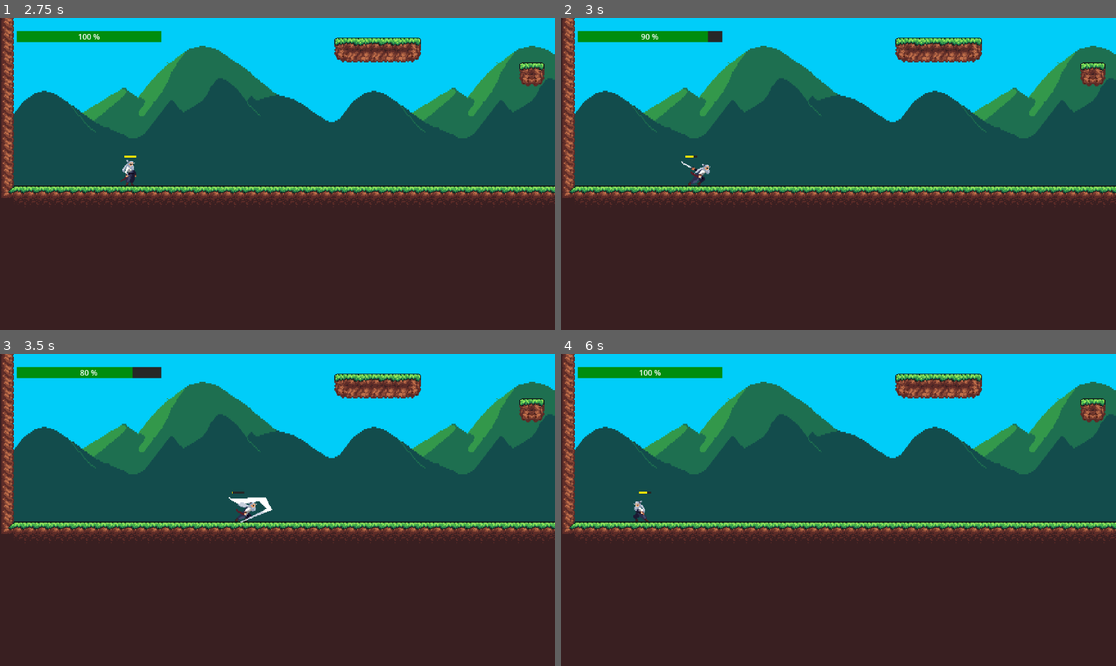
Above: before the commit, frames 1-4 (two rows, left to right).
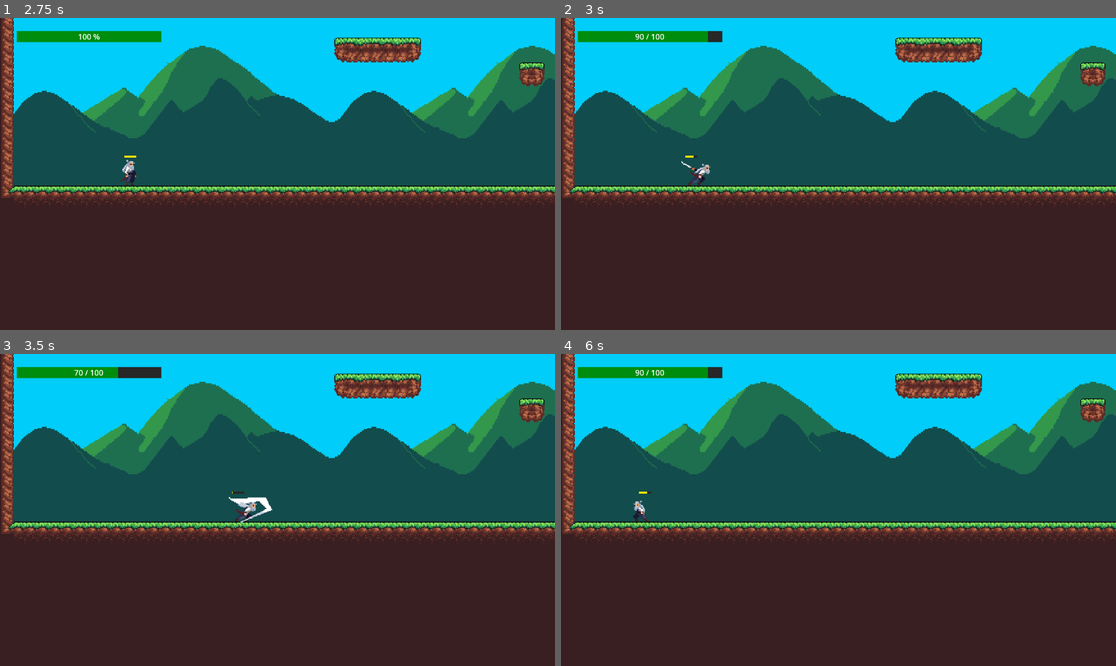
Above: after the commit, the same moments.

Repository: lukaszavadil1/AK8POGame
Game: Godot game, scene res://Scenes/Main.tscn
The game is run twice, just before and just after one commit, with the same random seed, the same clock (stepped at 60 frames per second) and the same inputs. Before the commit the project starts from res://Menu/Main.tscn.
Inputs:
- Up to frame 1 (2.75 s): click "Controls" at 0.5 s; click "Back to menu" at 1.25 s; click "Play" at 2 s
- Up to frame 2 (3 s): tap Enter at 2.75 s; hold Right (ui_right) from 2.78 s (still down); tap Space (ui_accept) at 2.85 s
- Up to frame 3 (3.5 s): keep holding Right (ui_right); tap Space (ui_accept) at 3.02, 3.32 s
- Up to frame 4 (6 s): tap P at 3.6 s; tap Space (ui_accept) at 3.77, 3.8, 4.07, 5.85 s; release Right (ui_right) at 4.25 s; click "Back to menu" at 4.25 s; click "Play" at 5 s; hold Left (ui_left) from 5.78 s (still down)

Frame 1 is identical in both runs. In frame 2, less than 0.1% of the frame differs, in the area x 13-19%, y 5-7%; in frame 3, 0.2%; in frame 4, 0.2%, in the area x 13-30%, y 4-8%.

Commit message:
Updated health and stamina bar, added autoloader to make player stats persistent

Diff:
--- /dev/null
+++ b/src/Player/PlayerStats.gd
@@ -0,0 +1,16 @@
+extends Node
+
+var health := 100.0
+var base_health := 100.0
+var stamina := 16.0
+var base_stamina := 16.0
+var attack := 10.0
+var upgrade_points := 0
+
+func reset():
+	base_health = 100.0
+	health = base_health
+	base_stamina = 16.0
+	stamina = base_stamina
+	attack = 10.0
+	upgrade_points = 0
--- a/src/Player/player.gd
+++ b/src/Player/player.gd
@@ -4,12 +4,10 @@
 const SPEED = 300.0
 const JUMP_VELOCITY = -400.0
 
-# User stats settings
-const MAX_STAMINA = 16.0
+# Combat settings
 const STAMINA_REGEN_RATE = 1.0
 const ATTACK_COST = 5.0
-const MAX_HEALTH = 100.0
-const ATTACK_POWER = 10.0
+const ATTACK_AREA_OFFSET_X = 32
 
 # Nodes
 @onready var player_animation = $PlayerAnimation
@@ -19,16 +17,14 @@
 @onready var health_bar = $"../HealthBarUI"
 
 # States
-var current_stamina = MAX_STAMINA
-var current_health = MAX_HEALTH
 var is_attacking = false
 var is_jumping = false
-const ATTACK_AREA_OFFSET_X = 32
 
 
 func _ready() -> void:
+	PlayerStats.health = PlayerStats.base_health
+	PlayerStats.stamina = PlayerStats.base_stamina
 	player_animation.animation_finished.connect(_on_animation_finished)
-	stamina_bar.update_stamina(current_stamina, MAX_STAMINA)
 
 func _process(delta: float) -> void:
 	regenerate_stamina(delta)
@@ -87,27 +83,33 @@
 func perform_attack() -> void:
 	for body in attack_area.get_overlapping_bodies():
 		if body.has_method("take_damage"):
-			body.take_damage(10)
+			body.take_damage(PlayerStats.attack)
+			return
+	lose_health(PlayerStats.attack)
 
 func can_attack() -> bool:
-	return current_stamina >= ATTACK_COST
+	return PlayerStats.stamina >= ATTACK_COST
 
 func consume_stamina(amount: float) -> void:
-	current_stamina = max(current_stamina - amount, 0)
-	stamina_bar.update_stamina(current_stamina, MAX_STAMINA)
+	PlayerStats.stamina = max(PlayerStats.stamina - amount, 0)
+	stamina_bar.update_stamina(PlayerStats.stamina, PlayerStats.base_stamina)
 
 func regenerate_stamina(delta: float) -> void:
-	if not is_attacking and current_stamina < MAX_STAMINA:
-		current_stamina = min(current_stamina + STAMINA_REGEN_RATE * delta, MAX_STAMINA)
-		stamina_bar.update_stamina(current_stamina, MAX_STAMINA)
+	if not is_attacking and PlayerStats.stamina < PlayerStats.base_stamina:
+		PlayerStats.stamina = min(PlayerStats.stamina + STAMINA_REGEN_RATE * delta, PlayerStats.base_stamina)
+		stamina_bar.update_stamina(PlayerStats.stamina, PlayerStats.base_stamina)
 
 func _on_animation_finished(anim_name) -> void:
 	match anim_name:
 		"Attack":
 			is_attacking = false
 
-func take_damage(amount: float) -> void:
-	current_health = max(current_health - amount, 0)
-	if health_bar:
-		health_bar.update_health(current_health, MAX_HEALTH)
-	# TODO Add death logic here
+func lose_health(amount: float) -> void:
+	PlayerStats.health = max(PlayerStats.health - amount, 0)
+	health_bar.update_health(PlayerStats.health, PlayerStats.base_health)
+	if PlayerStats.health <= 0:
+		die()
+
+func die() -> void:
+	PlayerStats.reset()
+	get_tree().reload_current_scene()
--- a/src/Menu/ControlsScreen.tscn
+++ b/src/Scenes/ControlsScreen.tscn
@@ -1,6 +1,6 @@
 [gd_scene load_steps=3 format=3 uid="uid://dine7iwfupm88"]
 
-[ext_resource type="Script" uid="uid://d0ktkbleai2lx" path="res://Menu/controls_screen.gd" id="1_ih8mc"]
+[ext_resource type="Script" uid="uid://d0ktkbleai2lx" path="res://Scenes/controls_screen.gd" id="1_ih8mc"]
 [ext_resource type="PackedScene" uid="uid://ctddc52hguael" path="res://Background/Background.tscn" id="1_tdcuh"]
 
 [node name="ControlsUI" type="Node2D"]
--- a/src/Levels/level_1.tscn
+++ b/src/Scenes/Levels/level_1.tscn
@@ -1,20 +1,20 @@
 [gd_scene load_steps=15 format=4 uid="uid://bde7wamg83agw"]
 
-[ext_resource type="PackedScene" uid="uid://cgvx2krfwaorl" path="res://Player/Player.tscn" id="1_n0qsc"]
-[ext_resource type="Texture2D" uid="uid://c843f4bcfeco6" path="res://Assets/Graphics/Tile-assets/Tileset Outside.png" id="1_syshm"]
-[ext_resource type="Script" uid="uid://cvl2kjgd6ee40" path="res://Background/background.gd" id="2_rfktq"]
-[ext_resource type="Texture2D" uid="uid://4jky60yh7nxj" path="res://Assets/Graphics/Background-assets/Sky.png" id="3_0urlm"]
-[ext_resource type="Texture2D" uid="uid://cy3c16rfngcsa" path="res://Assets/Graphics/Background-assets/Grass Mountains.png" id="4_77x7w"]
-[ext_resource type="Texture2D" uid="uid://bgbesxvo2nj5l" path="res://Assets/Graphics/Background-assets/DarkGreen.png" id="5_rfktq"]
-[ext_resource type="PackedScene" uid="uid://bq36n3y4875t1" path="res://Menu/PauseScreen.tscn" id="6_77x7w"]
-[ext_resource type="PackedScene" uid="uid://b0vyw0u2jp2wd" path="res://Utils/HealthBar.tscn" id="7_0urlm"]
-[ext_resource type="PackedScene" uid="uid://chbaa0beslqiv" path="res://Enemies/Enemy1.tscn" id="8_77x7w"]
-[ext_resource type="Script" uid="uid://dm7xswq0ddam" path="res://Enemies/enemy_1.gd" id="9_xoyoh"]
-[ext_resource type="PackedScene" uid="uid://cwv6rv1rxxbe6" path="res://Assets/EndTree/EndTree.tscn" id="10_62b6n"]
-[ext_resource type="Script" uid="uid://2kfh32vdh4hm" path="res://Assets/EndTree/EbdTree.gd" id="11_rs4xw"]
+[ext_resource type="Texture2D" uid="uid://c843f4bcfeco6" path="res://Assets/Graphics/Tile-assets/Tileset Outside.png" id="1_hvtee"]
+[ext_resource type="Script" uid="uid://cvl2kjgd6ee40" path="res://Background/background.gd" id="2_323c3"]
+[ext_resource type="Texture2D" uid="uid://4jky60yh7nxj" path="res://Assets/Graphics/Background-assets/Sky.png" id="3_i0khc"]
+[ext_resource type="Texture2D" uid="uid://cy3c16rfngcsa" path="res://Assets/Graphics/Background-assets/Grass Mountains.png" id="4_amnh0"]
+[ext_resource type="Texture2D" uid="uid://bgbesxvo2nj5l" path="res://Assets/Graphics/Background-assets/DarkGreen.png" id="5_7xck5"]
+[ext_resource type="PackedScene" uid="uid://cgvx2krfwaorl" path="res://Player/Player.tscn" id="6_iept8"]
+[ext_resource type="PackedScene" uid="uid://b0vyw0u2jp2wd" path="res://Utils/HealthBar.tscn" id="7_du0bi"]
+[ext_resource type="PackedScene" uid="uid://chbaa0beslqiv" path="res://Enemies/Enemy1.tscn" id="8_2ioti"]
+[ext_resource type="Script" uid="uid://dm7xswq0ddam" path="res://Enemies/enemy_1.gd" id="9_57i1m"]
+[ext_resource type="PackedScene" uid="uid://cwv6rv1rxxbe6" path="res://Assets/EndTree/EndTree.tscn" id="10_vuoi4"]
+[ext_resource type="Script" uid="uid://2kfh32vdh4hm" path="res://Assets/EndTree/EbdTree.gd" id="11_xffek"]
+[ext_resource type="PackedScene" uid="uid://bq36n3y4875t1" path="res://Scenes/PauseScreen.tscn" id="12_tiuk7"]
 
 [sub_resource type="TileSetAtlasSource" id="TileSetAtlasSource_xoyoh"]
-texture = ExtResource("1_syshm")
+texture = ExtResource("1_hvtee")
 0:0/0 = 0
 0:0/0/physics_layer_0/polygon_0/points = PackedVector2Array(-8, -8, 8, -8, 8, 8, -8, 8)
 1:0/0 = 0
@@ -425,44 +425,44 @@
 [node name="GrassMountains" type="Sprite2D" parent="Background/ParallaxLayer2"]
 position = Vector2(216.499, 294)
 scale = Vector2(1.35312, 1.7625)
-texture = ExtResource("4_77x7w")
+texture = ExtResource("4_amnh0")
 
 [node name="GrassMountains2" type="Sprite2D" parent="Background/ParallaxLayer2"]
 position = Vector2(643.999, 294)
 scale = Vector2(1.35312, 1.7625)
-texture = ExtResource("4_77x7w")
+texture = ExtResource("4_amnh0")
 
 [node name="GrassMountains3" type="Sprite2D" parent="Background/ParallaxLayer2"]
 position = Vector2(1077, 294)
 scale = Vector2(1.35312, 1.7625)
-texture = ExtResource("4_77x7w")
+texture = ExtResource("4_amnh0")
 
 [node name="DarkGreen" type="Sprite2D" parent="Background/ParallaxLayer2"]
 position = Vector2(1433, 1100.62)
 scale = Vector2(8.9125, 25.7256)
-texture = ExtResource("5_rfktq")
+texture = ExtResource("5_7xck5")
 
 [node name="GrassMountains4" type="Sprite2D" parent="Background/ParallaxLayer2"]
 position = Vector2(2892.5, 288.763)
 scale = Vector2(1.92188, 1.79852)
-texture = ExtResource("4_77x7w")
+texture = ExtResource("4_amnh0")
 
 [node name="GrassMountains5" type="Sprite2D" parent="Background/ParallaxLayer2"]
 position = Vector2(3489, 269)
 scale = Vector2(1.9625, 1.9375)
-texture = ExtResource("4_77x7w")
-
-[node name="Player" parent="." instance=ExtResource("1_n0qsc")]
+texture = ExtResource("4_amnh0")
+
+[node name="Player" parent="." instance=ExtResource("6_iept8")]
 position = Vector2(170, 421)
 
-[node name="HealthBarUI" parent="." instance=ExtResource("7_0urlm")]
-
-[node name="Enemy1" parent="." instance=ExtResource("8_77x7w")]
+[node name="HealthBarUI" parent="." instance=ExtResource("7_du0bi")]
+
+[node name="Enemy1" parent="." instance=ExtResource("8_2ioti")]
 position = Vector2(1134, 524)
-script = ExtResource("9_xoyoh")
-
-[node name="EndTree" parent="." instance=ExtResource("10_62b6n")]
+script = ExtResource("9_57i1m")
+
+[node name="EndTree" parent="." instance=ExtResource("10_vuoi4")]
 position = Vector2(96, 1221)
-script = ExtResource("11_rs4xw")
-
-[node name="PauseScreen" parent="." instance=ExtResource("6_77x7w")]
+script = ExtResource("11_xffek")
+
+[node name="PauseScreen" parent="." instance=ExtResource("12_tiuk7")]
--- a/src/Menu/Main.tscn
+++ b/src/Scenes/Main.tscn
@@ -1,6 +1,6 @@
 [gd_scene load_steps=3 format=3 uid="uid://d12a1ghq0fg2r"]
 
-[ext_resource type="Script" uid="uid://r3vpon3uqflm" path="res://Menu/main.gd" id="1_ig7tw"]
+[ext_resource type="Script" uid="uid://r3vpon3uqflm" path="res://Scenes/main.gd" id="1_ig7tw"]
 [ext_resource type="PackedScene" uid="uid://ctddc52hguael" path="res://Background/Background.tscn" id="2_0xm2m"]
 
 [node name="Main" type="Node2D"]
--- a/src/Menu/PauseScreen.tscn
+++ b/src/Scenes/PauseScreen.tscn
@@ -1,6 +1,6 @@
 [gd_scene load_steps=2 format=3 uid="uid://bq36n3y4875t1"]
 
-[ext_resource type="Script" uid="uid://bjnq1x4u4ka1w" path="res://Menu/pause_screen.gd" id="1_vmm6i"]
+[ext_resource type="Script" uid="uid://bjnq1x4u4ka1w" path="res://Scenes/pause_screen.gd" id="1_vmm6i"]
 
 [node name="PauseScreen" type="CanvasLayer"]
 script = ExtResource("1_vmm6i")
--- /dev/null
+++ b/src/Scenes/UpgradeScreen.tscn
@@ -0,0 +1,3 @@
+[gd_scene format=3 uid="uid://bv2qje35hj51"]
+
+[node name="UpgradeScreen" type="CanvasLayer"]
--- a/src/Menu/controls_screen.gd
+++ b/src/Scenes/controls_screen.gd
@@ -6,4 +6,4 @@
 
 
 func _on_back_button_pressed() -> void:
-	get_tree().change_scene_to_file("res://Menu/Main.tscn")
+	get_tree().change_scene_to_file("res://Scenes/Main.tscn")
--- a/src/Menu/main.gd
+++ b/src/Scenes/main.gd
@@ -6,8 +6,8 @@
 
 
 func _on_play_button_pressed() -> void:
-	get_tree().change_scene_to_file("res://Levels/level_1.tscn")
+	get_tree().change_scene_to_file("res://Scenes/Levels/level_1.tscn")
 
 
 func _on_controls_button_pressed() -> void:
-	get_tree().change_scene_to_file("res://Menu/ControlsScreen.tscn")
+	get_tree().change_scene_to_file("res://Scenes/ControlsScreen.tscn")
--- a/src/Menu/pause_screen.gd
+++ b/src/Scenes/pause_screen.gd
@@ -1,6 +1,4 @@
 extends CanvasLayer
-
-@export var player: CharacterBody2D = null
 
 @onready var health_label = $ColorRect/Health as Label
 @onready var stamina_label = $ColorRect/Stamina as Label
@@ -9,16 +7,13 @@
 func _ready() -> void:
 	visible = false
 	process_mode = Node.PROCESS_MODE_ALWAYS
-	if not player:
-		player = get_parent().get_node("Player")
 
 func update_stats_display():
-	if not player:
-		return
 
-	health_label.text = "Health: %.0f/%.0f" % [player.current_health, player.MAX_HEALTH]
-	stamina_label.text = "Stamina: %.1f/%.1f" % [player.current_stamina, player.MAX_STAMINA]
-	attack_label.text = "Attack: %d" % player.ATTACK_POWER
+
+	health_label.text = "Health: %.0f/%.0f" % [PlayerStats.health, PlayerStats.base_health]
+	stamina_label.text = "Stamina: %.1f/%.1f" % [PlayerStats.stamina, PlayerStats.base_stamina]
+	attack_label.text = "Attack: %d" % PlayerStats.attack
 
 func _unhandled_input(event: InputEvent) -> void:
 	if event is InputEventKey and event.pressed and (event.keycode == KEY_P or event.keycode == KEY_ESCAPE):
@@ -28,8 +23,6 @@
 			_pause_game()
 
 func _pause_game() -> void:
-	if not player:
-		player = get_parent().get_node("Player")
 	update_stats_display()
 	visible = true
 	get_tree().paused = true
@@ -46,4 +39,4 @@
 
 func _on_back_to_menu_pressed() -> void:
 	_resume_game()
-	get_tree().change_scene_to_file("res://Menu/Main.tscn")
+	get_tree().change_scene_to_file("res://Scenes/Main.tscn")
--- a/src/Utils/health_bar.gd
+++ b/src/Utils/health_bar.gd
@@ -1,11 +1,11 @@
 extends CanvasLayer
 
+@onready var bar: ColorRect = $HealthBar
+@onready var text: Label = $HealthBarText
 
-@onready var fill = $HealthBar
-@onready var percent = $HealthBarText
-var max_width: float = 300.0
+const BAR_WIDTH: float = 300.0
 
-func update_health(value: float, max_value: float):
-	var health_percentage = (value / max_value) * 100
-	fill.size.x = (value / max_value) * max_width
-	percent.text = "%.0f %%" % health_percentage
+func update_health(current: float, base: float) -> void:
+	var ratio = clamp(current / base, 0.0, 1.0)
+	bar.size.x = BAR_WIDTH * ratio
+	text.text = "%.0f / %.0f" % [current, base]
--- a/src/Utils/stamina_bar.gd
+++ b/src/Utils/stamina_bar.gd
@@ -1,7 +1,9 @@
 extends Control
 
-@onready var fill = $StaminaBar
-var max_width: float = 16.0
+@onready var bar: ColorRect = $StaminaBar
 
-func update_stamina(value: float, max_value: float):
-	fill.size.x = (value / max_value) * max_width
+const BAR_WIDTH = 16.0
+
+func update_stamina(current: float, base: float) -> void:
+	var ratio = clamp(current / base, 0.0, 1.0)
+	bar.size.x = BAR_WIDTH * ratio
--- a/src/project.godot
+++ b/src/project.godot
@@ -15,6 +15,10 @@
 config/features=PackedStringArray("4.4", "Mobile")
 config/icon="res://icon.svg"
 
+[autoload]
+
+PlayerStats="*res://Player/PlayerStats.gd"
+
 [input]
 
 ui_accept={
Not shown: 2 places in src/Scenes/Levels/level_1.tscn that only renumber resources
